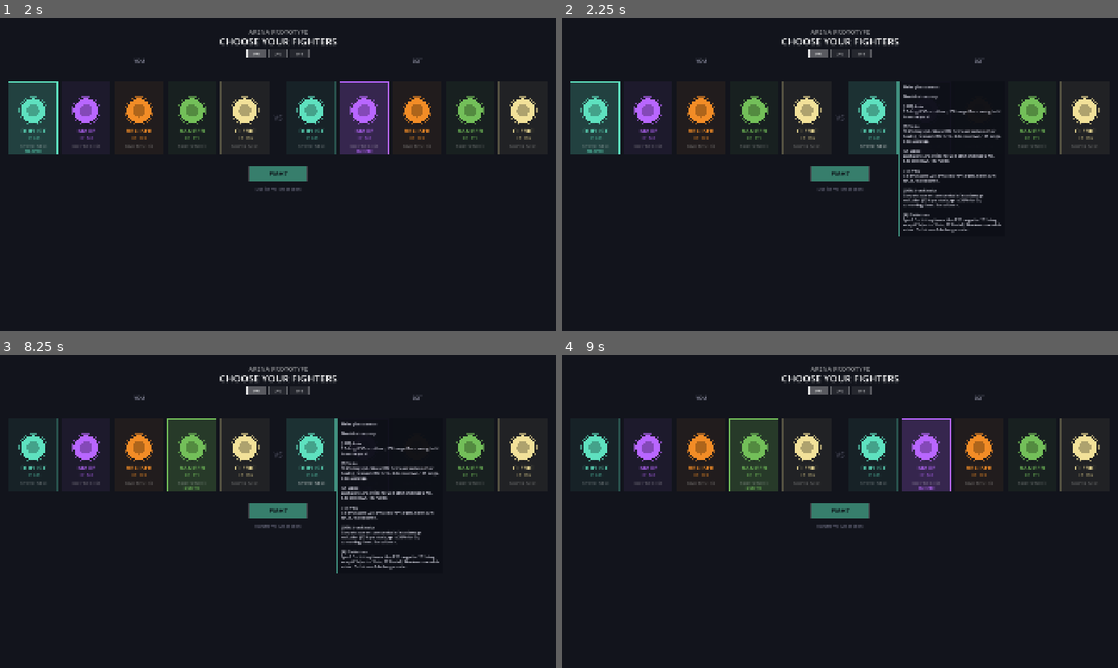
Above: before the commit, frames 1-4 (two rows, left to right).
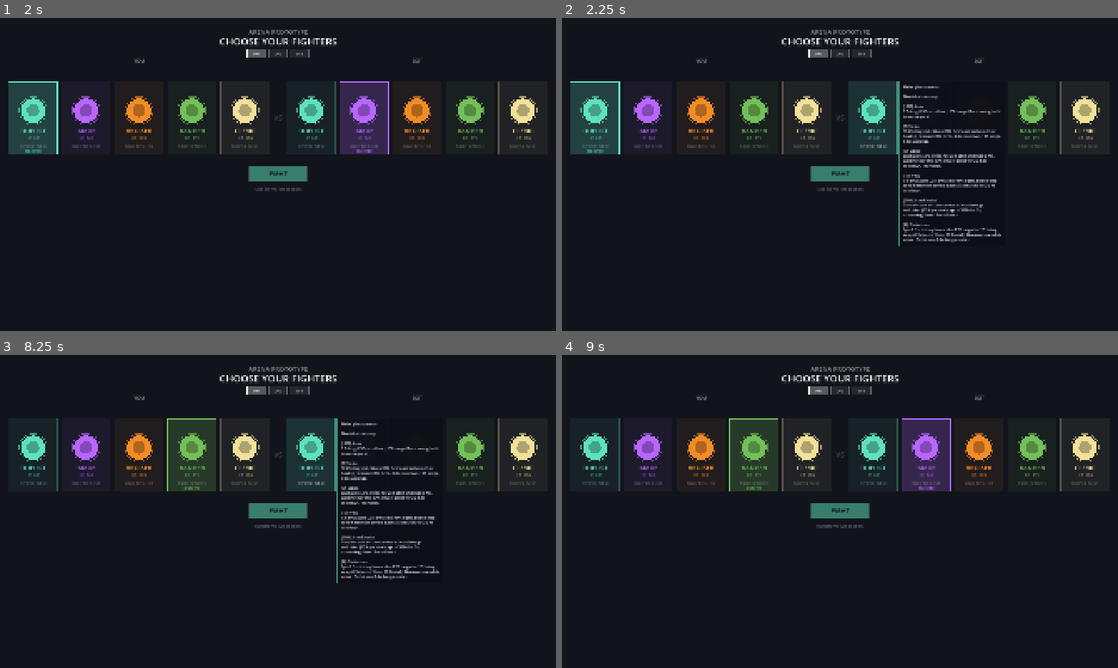
Above: after the commit, the same moments.

Repository: johnWard12/arena-game-godot
Game: Godot game, scene res://scenes/CharSelect.tscn
Same seed, same stepped clock (60 frames per second), same inputs: the game is played once before the commit and once after it.
Inputs (mouse positions are in pixels of both pictures, inside the frame that each line leads up to):
- Up to frame 1 (2 s): tap Enter at 0.5 s; move the mouse to (400, 158) at 0.52 s; hold D 0.53-1.25 s; tap Backspace at 0.6 s; click (400, 158) at 0.67 s; tap Space at 0.77, 1.25 s; drag from (166, 190) to (250, 237) at 1.27 s
- Up to frame 2 (2.25 s): tap Enter at 2 s; move the mouse to (895, 105) at 2.02 s; hold D from 2.03 s (still down); tap E at 2.1 s
- Up to frame 3 (8.25 s): tap Backspace at 2.3, 3.8, 5.3, 6.6 s; release D at 2.75 s; tap Space at 2.75, 3.77, 4.25, 6.77 s; drag from (250, 574) to (111, 464) at 2.77 s; tap Enter at 3.5 s; move the mouse to (444, 558) at 3.52 s; hold A 3.53-4.25 s; tap F at 3.6 s; drag from (111, 464) to (194, 433) at 4.27 s; move the mouse to (305, 511) at 5.02 s; hold S 5.03-5.75 s; tap R at 5.1 s; click (305, 511) at 5.17 s; drag from (194, 433) to (166, 527) at 5.77 s; move the mouse to (400, 495) at 6.52 s; hold W 6.53-7.25 s; drag from (166, 527) to (250, 574) at 7.27 s; move the mouse to (333, 442) at 8.02 s; hold S from 8.03 s (still down); tap E at 8.1 s
- Up to frame 4 (9 s): tap Backspace at 8.3 s; release S at 8.75 s; drag from (812, 574) to (673, 464) at 8.77 s

Frame 1 is identical in both runs. In frame 2, 1.6% of the frame differs, in the area x 60-79%, y 45-73%; in frame 3, 1.6%; in frame 4, nothing differs.

Commit message:
Duelist upgrade: Throw scales with combo stacks, Lunge grants attack speed on hit
- Sword Throw (F) damage now multiplies by combo_mult() like Strike and
  Lunge already do, up to 48% more at max (3) stacks.
- Landing Lunge (Q) grants 30% attack speed for 2s (new lunge_atkspd_time_left
  timer, combined multiplicatively with Blood-lust's existing atkspd_mult).
  Lives in the base resolve_lunge_strike() implementation, which only
  Duelist actually uses unmodified — Bruiser's Seismic Slam and Ranger's
  Disengage both override it with their own payoff, so they're unaffected.
- Updated CharSelect.gd tooltips for both.

Diff:
--- a/godot_project/scripts/CharSelect.gd
+++ b/godot_project/scripts/CharSelect.gd
@@ -51,8 +51,8 @@
 		"ability_descs": [
 			"7.5 dmg. 0.55s cooldown, 150 range. Basic swing, hold to auto-repeat.",
 			"17.25 dmg stab. Slows 30% for 2s and reduces their healing received 25% for 3s. 2.5s cooldown, 145 range, 0.09s wind-up.",
-			"Dash up to 270, strike for 29.3 dmg and stun 0.75s. 6.5s cooldown, 150 range.",
-			"9.5 dmg (up to 22.15 vs a low-HP target). Slows 30% for 2s. 4s cooldown.",
+			"Dash up to 270, strike for 29.3 dmg and stun 0.75s. Landing it grants 30% attack speed for 2s. 6.5s cooldown, 150 range.",
+			"9.5 dmg (up to 22.15 vs a low-HP target), boosted up to 48% more by combo stacks. Slows 30% for 2s. 4s cooldown.",
 			"Converts current combo stacks into damage reduction (10% per stack, up to 30%) for 3s, consuming them. 9s cooldown.",
 			"Spin 1.5s, hitting foes within 170 range for 17.1 dmg every 0.3s (up to 5 hits, 85.5 total). Slow-immune while active. Builds on a 14s charge meter.",
 		]
--- a/godot_project/scripts/Entity.gd
+++ b/godot_project/scripts/Entity.gd
@@ -35,6 +35,11 @@
 const A2_LUNGE_DIST = 270.0
 const A2_LUNGE_DUR = 0.13
 const A2_STUN_DUR = 0.75
+# Landing the charge-in strike rewards committing to the gap-close with a
+# brief attack-speed window afterward, same mechanism as Blood-lust
+# (stacks multiplicatively with it via atkspd_mult in _physics_process).
+const LUNGE_ATKSPD_MULT = 1.30
+const LUNGE_ATKSPD_DUR  = 2.0
 
 const ULT_CAST = 0.45
 const ULT_RECOVERY = 0.3
@@ -268,6 +273,12 @@
 
 # Blood-lust: granted on a successful parry (see on_landed_parry())
 var bloodlust_time_left := 0.0
+
+# Attack-speed window granted for landing the Lunge/charge strike (see
+# resolve_lunge_strike()) — inert for classes that override
+# resolve_lunge_strike() with their own payoff (Bruiser's Seismic Slam,
+# Ranger's Disengage), since only the base implementation sets it.
+var lunge_atkspd_time_left := 0.0
 
 # How long this entity has been alive in the current match — used only by
 # heal_dampen_mult()'s anti-stall ramp. Ticks every physics frame
@@ -509,7 +520,12 @@
 		queue_redraw()
 		return
 	bloodlust_time_left = max(0.0, bloodlust_time_left - delta)
-	var atkspd_mult = BLOODLUST_ATKSPD_MULT if bloodlust_time_left > 0 else 1.0
+	lunge_atkspd_time_left = max(0.0, lunge_atkspd_time_left - delta)
+	var atkspd_mult = 1.0
+	if bloodlust_time_left > 0:
+		atkspd_mult *= BLOODLUST_ATKSPD_MULT
+	if lunge_atkspd_time_left > 0:
+		atkspd_mult *= LUNGE_ATKSPD_MULT
 	cd_auto = max(0.0, cd_auto - delta * atkspd_mult)
 	cd_a1 = max(0.0, cd_a1 - delta * atkspd_mult)
 	cd_a2 = max(0.0, cd_a2 - delta * atkspd_mult)
@@ -1077,6 +1093,7 @@
 			if opp.alive:
 				opp.apply_stun(A2_STUN_DUR)
 			add_combo_stack()
+			lunge_atkspd_time_left = LUNGE_ATKSPD_DUR
 	var recovery_time = A2_RECOVERY if landed else A2_MISS_RECOVERY
 	recovering = {"type": "a2", "time_left": recovery_time, "total": recovery_time}
 	commit_ability()
@@ -1132,7 +1149,7 @@
 func resolve_a3(opp: Entity):
 	facing = get_aim_dir(opp)
 	var missing_ratio = 1.0 - (opp.hp / opp.max_hp) if opp != null and opp.alive else 0.0
-	var dmg = round(SWORD_THROW_DMG_BASE + missing_ratio * SWORD_THROW_DMG_MISSING_BONUS)
+	var dmg = round((SWORD_THROW_DMG_BASE + missing_ratio * SWORD_THROW_DMG_MISSING_BONUS) * combo_mult())
 	_fire(facing, SWORD_THROW_SPEED, SWORD_THROW_RADIUS, dmg, opp,
 		Color(0.8, 0.85, 0.95), 10.0, SWORD_THROW_SLOW_DUR, SWORD_THROW_SLOW_PCT)
 	cd_a3 = SWORD_THROW_CD
